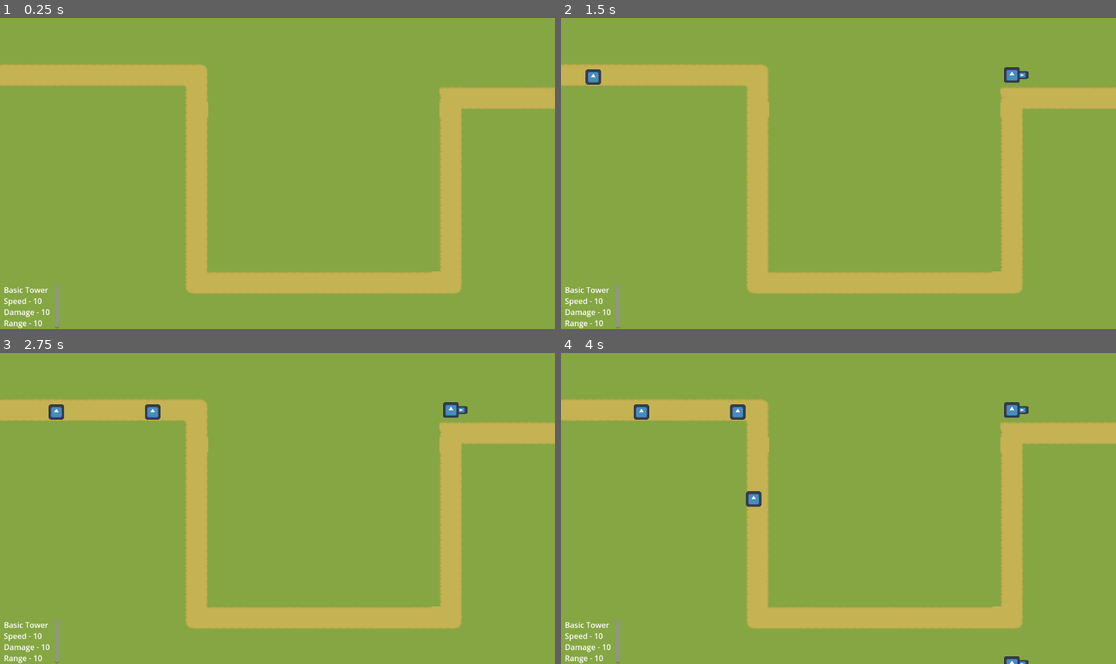
Above: before the commit, frames 1-4 (two rows, left to right).
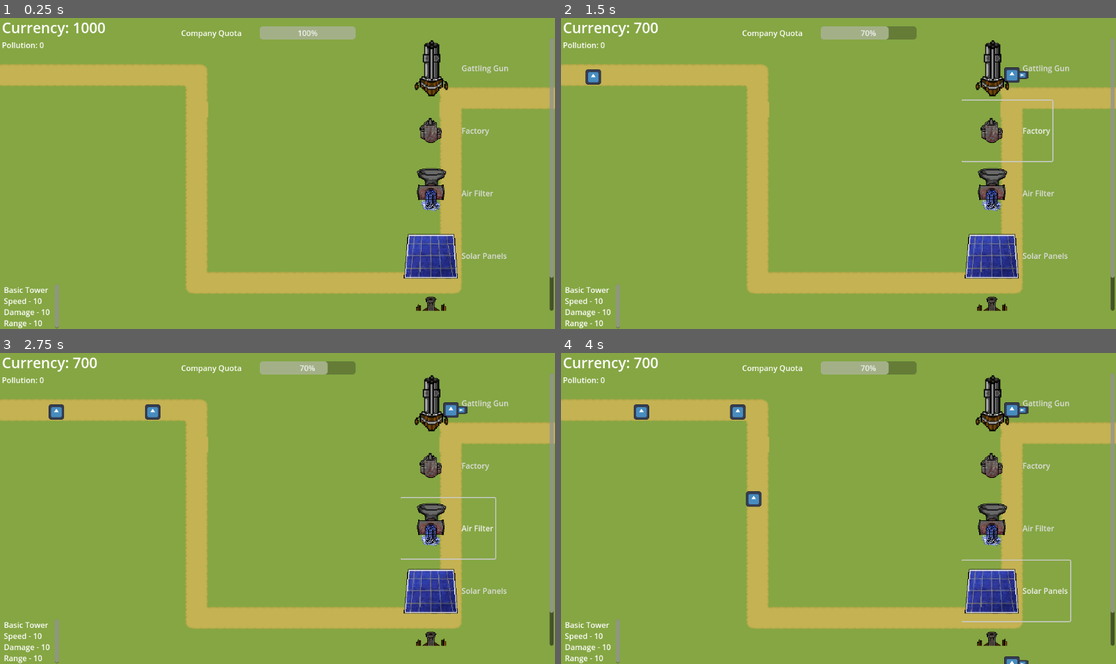
Above: after the commit, the same moments.

Repository: Krish-Dubey/uwa-game-jam
Game: Godot game, scene res://map.tscn
Two runs of this game, one before a commit and one after it. Both use one fixed random seed, a clock stepped at 60 frames per second and the inputs below. The engine's default icon, where the game draws it, is replaced by a stand-in: a white triangle on a blue panel in a dark square.
Inputs (mouse positions are in pixels of both pictures, inside the frame that each line leads up to):
- Up to frame 1 (0.25 s): no input
- Up to frame 2 (1.5 s): click (1016, 67) at 0.5 s, where only the run after the commit has a clickable "Gattling Gun"; click (1005, 129) at 1.25 s, where only the run after the commit has a clickable "Factory"
- Up to frame 3 (2.75 s): click (449, 527) at 2 s, where only the run after the commit has a clickable "Air Filter"
- Up to frame 4 (4 s): click (1016, 589) at 2.75 s, where only the run after the commit has a clickable "Solar Panels"; click (1005, 654) at 3.5 s, where only the run after the commit has a clickable "Cannon"

The runs differ from the first frame. In frame 1, 4.9% of the frame differs, in the area x 0-100%, y 1-95%; in frame 2, 5.1%; in frame 3, 5.1%; in frame 4, 5.1%.

Commit message:
MainGameUI

Diff:
--- /dev/null
+++ b/game_ui.gd
@@ -0,0 +1,87 @@
+extends Control
+
+var currency = 1000
+var pollution = 0
+var quota = 1000
+var progress = float(currency)/float(quota)
+
+@onready var currency_label = $PollutionAndCurrency/CurrencyLabel
+@onready var pollution_label = $PollutionAndCurrency/PollutionLabel
+@onready var progress_bar = $ProgressBar
+@onready var tower_list = $ScrollContainer/VBoxContainer
+@onready var scroll_container = $ScrollContainer
+
+var towers = [
+	{"name": "Gattling Gun", "cost": 100, "icon": preload("res://assets/gattling-gun.png")},
+	{"name": "Factory", "cost": 200, "icon": preload("res://assets/factory/tile000.png")},
+	{"name": "Air Filter", "cost": 2000, "icon": preload("res://assets/pollution-filter-w-funnel/tile000.png")},
+	{"name": "Solar Panels", "cost": 2000, "icon": preload("res://new-assets/pixil-frame-0 (9).png")},
+	{"name": "Cannon", "cost": 500, "icon": preload("res://new-assets/cannon.png")},
+]
+
+func _ready() -> void:
+	update_currency()
+	update_pollution()
+	tower_list_element()
+	update_progress_bar()
+
+
+func update_currency():
+	currency_label.text = "Currency: " + str(currency)
+
+func update_pollution():
+	pollution_label.text = "Pollution: " + str(pollution)
+
+func update_progress_bar():
+	#progress_bar.
+	progress_bar.max_value = quota
+	progress_bar.value = currency
+
+func tower_list_element():
+	var scroll_container_width = scroll_container.size.x
+	var tower_max_width = int(scroll_container_width / 2.0) - 40
+	print(tower_max_width, " ", scroll_container_width)
+
+	var button_theme = Theme.new()
+	# Set the icon_max_width within the theme
+	button_theme.set_constant("icon_max_width", "Button", tower_max_width)
+
+
+	for tower in towers:
+		var tower_button = Button.new()
+		tower_button.text = tower["name"]
+		tower_button.icon = tower["icon"]
+		#tower_button.rect_min_size = Vector2(tower_max_width, 50)  # Adjust this to make sure button is big enough
+		#tower_button.icon_alignment = HORIZONTAL_ALIGNMENT_LEFT
+
+		tower_button.size_flags_horizontal = Control.SIZE_EXPAND
+		#tower_button.expand_icon = true
+		#print(tower["icon"])
+		# remove if not work
+
+		#var button_theme = Theme.new()
+#
+		## Set the icon_max_width within the theme
+		#button_theme.set_constant("icon_max_width", "Button", tower_max_width)
+
+		# Assign the theme to the button
+		tower_button.theme = button_theme
+
+		tower_button.alignment = HORIZONTAL_ALIGNMENT_LEFT
+		tower_button.flat = true
+
+		tower_button.pressed.connect(_on_tower_selected.bind(tower))
+		tower_list.add_child(tower_button)
+
+
+func _on_tower_selected(tower):
+		if currency >= tower["cost"]:
+			currency -= tower["cost"]
+			update_currency()
+			#print("Tower placed: " + tower["name"])
+			#progress -= 50
+			update_progress_bar()
+		# call placing on map script thingy
+		else:
+
+			print("Not enough currency to place " + tower["name"])
--- /dev/null
+++ b/game_ui.tscn
@@ -0,0 +1,54 @@
+[gd_scene load_steps=2 format=3 uid="uid://boh7208d8e6f5"]
+
+[ext_resource type="Script" uid="uid://cgjwb64fedr2r" path="res://game_ui.gd" id="1_ue6oa"]
+
+[node name="Control" type="Control"]
+layout_mode = 3
+anchors_preset = 0
+offset_right = 1152.0
+offset_bottom = 648.0
+script = ExtResource("1_ue6oa")
+
+[node name="ScrollContainer" type="ScrollContainer" parent="."]
+layout_mode = 1
+anchors_preset = -1
+anchor_left = 0.722
+anchor_top = 0.065
+anchor_right = 0.997
+anchor_bottom = 0.929
+offset_left = 0.255859
+offset_top = -0.120003
+offset_right = 0.456055
+offset_bottom = 0.00799561
+
+[node name="VBoxContainer" type="VBoxContainer" parent="ScrollContainer"]
+layout_mode = 2
+
+[node name="QuotaLabel" type="Label" parent="."]
+layout_mode = 2
+offset_left = 376.0
+offset_top = 21.0
+offset_right = 502.0
+offset_bottom = 44.0
+text = "Company Quota"
+
+[node name="ProgressBar" type="ProgressBar" parent="."]
+layout_mode = 2
+offset_left = 539.0
+offset_top = 19.0
+offset_right = 738.0
+offset_bottom = 46.0
+value = 20.0
+
+[node name="PollutionAndCurrency" type="VBoxContainer" parent="."]
+layout_mode = 2
+offset_left = 4.0
+offset_right = 5.0
+offset_bottom = 178.0
+
+[node name="CurrencyLabel" type="Label" parent="PollutionAndCurrency"]
+layout_mode = 2
+theme_override_font_sizes/font_size = 30
+
+[node name="PollutionLabel" type="Label" parent="PollutionAndCurrency"]
+layout_mode = 2
--- a/map.tscn
+++ b/map.tscn
@@ -7,6 +7,7 @@
 [ext_resource type="Script" uid="uid://d0tjqa2insgwf" path="res://tile_place.gd" id="4_71pa8"]
 [ext_resource type="Script" uid="uid://d31vf07b1mlgk" path="res://scripts/home_base.gd" id="4_iw27f"]
 [ext_resource type="Script" uid="uid://c4jb2sube2y4k" path="res://turret_place.gd" id="5_urblq"]
+[ext_resource type="PackedScene" uid="uid://boh7208d8e6f5" path="res://game_ui.tscn" id="8_05x41"]
 
 [sub_resource type="NavigationPolygon" id="NavigationPolygon_c7s6e"]
 vertices = PackedVector2Array(8, 8, -8, 8, -8, -8, 8, -8)
@@ -794,5 +795,8 @@
 Damage - 10
 Range - 10"
 
+[node name="Control" parent="UI" instance=ExtResource("8_05x41")]
+offset_bottom = 656.0
+
 [connection signal="body_entered" from="EndPath/Area2D" to="EndPath/Area2D" method="_on_body_entered"]
 [connection signal="timeout" from="Spawn/SpawnTimer" to="Spawn" method="_on_spawn_timer_timeout"]
Not shown, changed: assets/factory/tile000.png.import
Not shown, changed: assets/factory/tile001.png.import
Not shown, changed: assets/factory/tile002.png.import
Not shown, changed: assets/factory/tile003.png.import
Not shown, changed: assets/factory/tile004.png.import
Not shown, changed: assets/factory/tile005.png.import
Not shown, changed: assets/factory/tile006.png.import
Not shown, changed: assets/factory/tile007.png.import
Not shown, changed: assets/factory/tile008.png.import
Not shown, changed: assets/factory/tile009.png.import
Not shown, changed: assets/factory/tile010.png.import
Not shown, changed: assets/factory/tile011.png.import
(and 45 more such lines)
